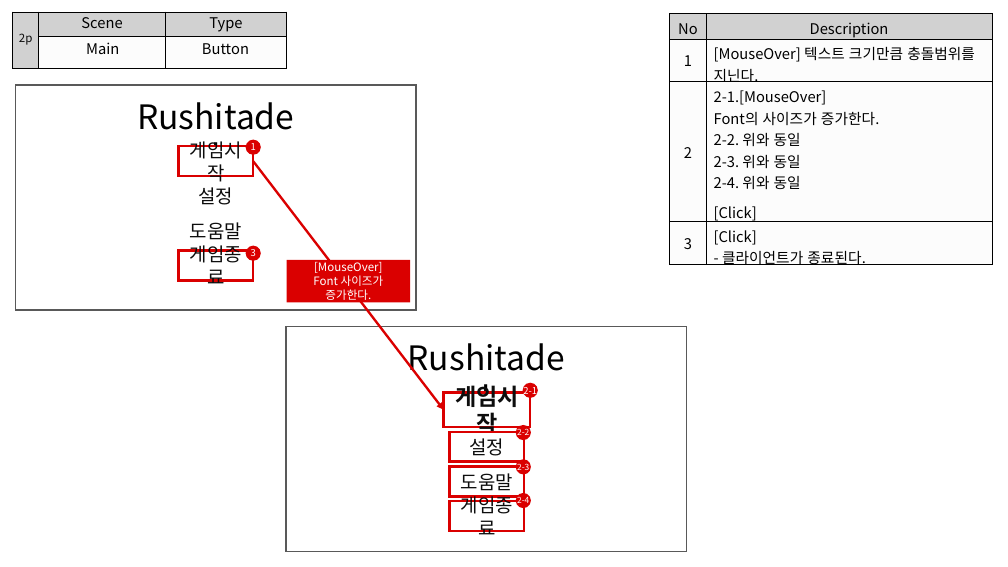
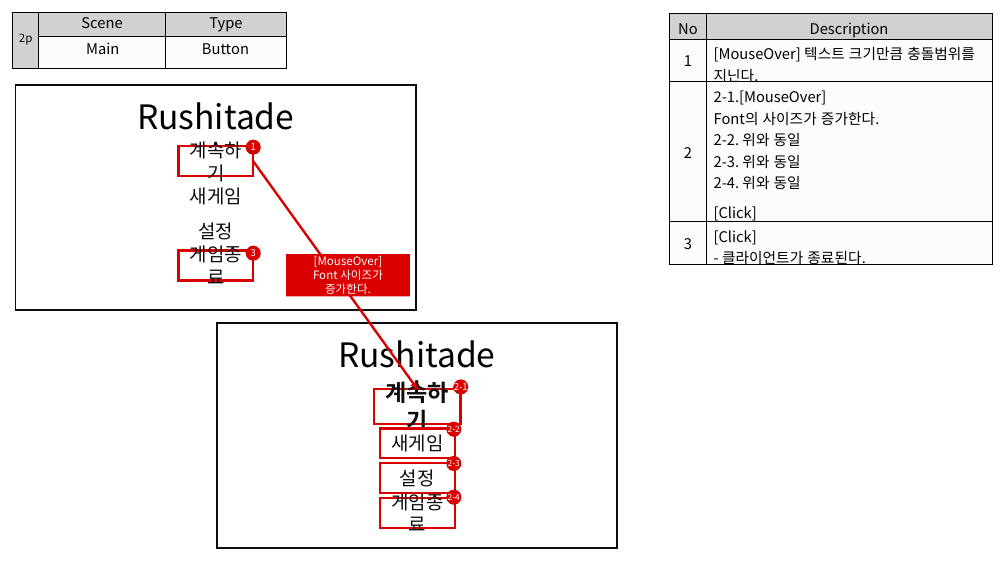
Before and after one commit to lde0707/Roguelike-Defense, a slide deck: slide 2 of UI.pptx. Drawn at 1008x567 pixels with LibreOffice and Linux fonts; fonts in the diff are those of the drawing. Boxes give left, top, right and bottom in pixels: in the first picture for what was removed or moved away, otherwise in the second. Text is boxed around its words. In the diff, an @@ line names an element or a change of style, - is before the commit and + after.

```diff
--- a/UI.pptx
+++ b/UI.pptx
@@ rectangle at <box>16,85,417,310</box>: outline #595959 1.5 pt to #0D0D0D 1.5 pt @@
@@ text in rectangle at <box>190,141,242,182</box>: text changed @@
-게임시작
+계속하기
@@ arrow moved from (253, 161) - (444, 410) to (253, 161) - (417, 389) @@
@@ text at <box>190,187,242,205</box>: text changed @@
-설정
+새게임
@@ text in rectangle at <box>198,222,233,240</box>: text changed @@
-도움말
+설정
@@ rectangle "[MouseOver]": place and size @@
-rectangle "[MouseOver]" at <box>287,260,410,302</box>
+rectangle "[MouseOver]" at <box>287,254,410,296</box>
@@ rectangle at <box>217,323,618,548</box>: outline #595959 1.5 pt to #0D0D0D 1.5 pt @@
@@ 4 ellipses, 2 rectangles, 1 text: place and size @@
-4 ellipses, 2 rectangles, 1 text at <box>287,327,687,552</box>
+4 ellipses, 2 rectangles, 1 text at <box>217,323,618,548</box>
@@ rectangle added at <box>374,389,461,424</box>, fill #FFFFFF, outline #DA0000 2.25 pt, 22 pt, text #0D0D0D, bold @@
+계속하기
@@ rectangle "새게임": place and size @@
-rectangle "새게임" at <box>444,392,530,427</box>
+rectangle "새게임" at <box>380,429,455,459</box>
@@ text in rectangle at <box>391,434,443,452</box>: text changed; size 22 to 18 pt; bold off @@
-게임시작
+새게임
@@ rectangle "설정": place and size @@
-rectangle "설정" at <box>450,432,525,462</box>
+rectangle "설정" at <box>380,464,455,494</box>
@@ rectangle removed at <box>450,467,525,497</box> @@
-도움말
```
Also in this commit, not shown: 1 other slide changed, 1 slide added, 1 slide removed, 2 other files.
